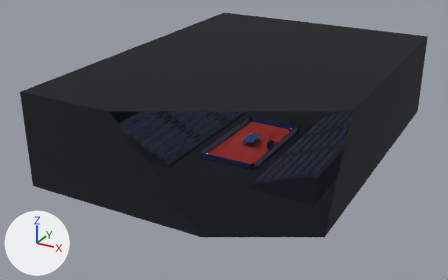
Renders of the Blender file tools/blender/rally_assets.blend from each side of a commit.
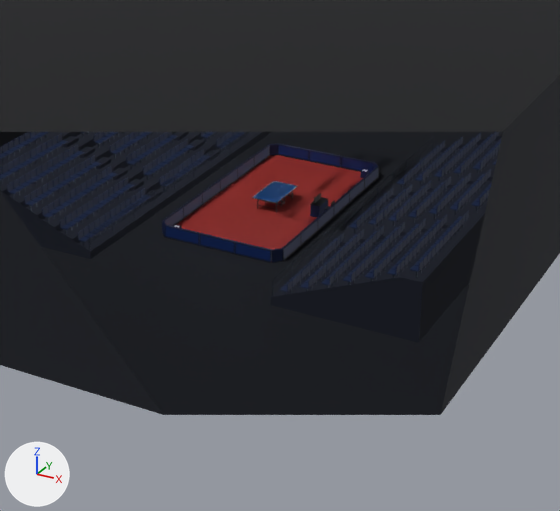
Old and new are each drawn whole from a 50 mm camera at (32.0, -65.3, 32.3) aimed at (-2.2, -3.2, 1.3) and again close up on the part from 29% to 84% of the width and 19% to 100% of the height. The axes (+X, +Y, +Z) are drawn at lower left. The lights are the same throughout. The older version's two pictures come first. Everything nearer to the camera than a plane just in front of the edit is cut away.

Objects in the first close-up: 'barriers', 'floor', 'hall', 'stands' and 4 more.
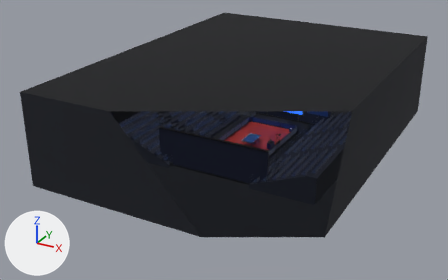
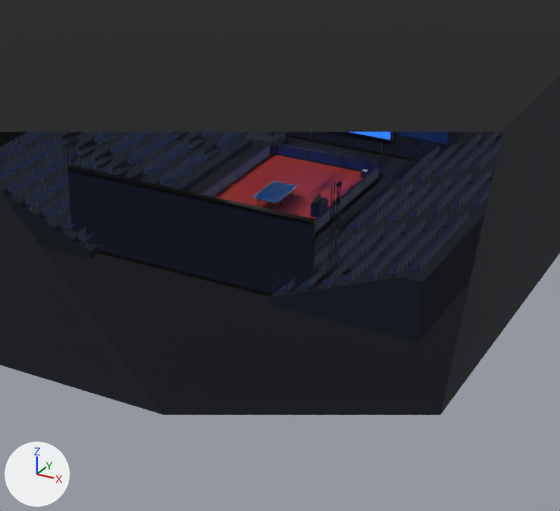
Commit message: feat(assets): fill the ends of the hall with a backstage

What differs and where, as boxes [x1, y1, x2, y2] in the close-ups (560 x 511 px):
'backstage_home', added: after [66, 132, 343, 297]
    faces in mat_backdrop (dark blue #0a1430): [69, 170, 316, 293]
    faces in mat_screen_frame (black #0a0b0e): [67, 165, 317, 297]
    faces in mat_truss (black #23282f): [66, 132, 341, 275]
'backstage_away', added: after [242, 132, 463, 162]
    faces in mat_backdrop (dark blue #0a1430): [281, 132, 456, 160]
    faces in mat_screen_frame (black #0a0b0e): [286, 132, 449, 162]
    faces in mat_platform (dark grey #2a2f37): [242, 132, 286, 148]
    faces in mat_backdrop_logo (dark blue #12357a): [400, 132, 448, 144]
'screen_away', added (mostly hidden): after [351, 132, 391, 140]

The change, as a list of edits to the scene's bpy script:
```text
Add me_screen_away:
    me_screen_away.from_pydata([(-3.0, 9.7, 1.15), (3.0, 9.7, 1.15), (3.0, 9.7, 4.15), (-3.0, 9.7, 4.15)], [], [(0, 1, 2, 3)])
    me_screen_away.materials.append(mat_screen)  # blue #1b4fb8, glowing blue #1b4fb8
Add ob_backstage_home:
    ob_backstage_home = bpy.data.objects.new('backstage_home', me_backstage_home)  # 1420 vertices, 996 faces; spans x -7.9..7.9, y -10.2..-7.3, z 0.0..6.2; in mat_backdrop (dark blue #0a1430), mat_backdrop_logo (dark blue #12357a), mat_screen_frame (black #0a0b0e), mat_truss (black #23282f), mat_spot_body (black #15181d), mat_spot_lens (pale yellow #fff4e0, glowing pale yellow #fff4e0), mat_platform (dark grey #2a2f37), mat_camera (black #1a1c20); modifiers WEIGHTED_NORMAL
    ob_backstage_home.location = (0.0, 0.0, 0.0)
Add ob_screen_away:
    ob_screen_away = bpy.data.objects.new('screen_away', me_screen_away)
    ob_screen_away.location = (0.0, 0.0, 0.0)
Add ob_backstage_away:
    ob_backstage_away = bpy.data.objects.new('backstage_away', me_backstage_away)  # 1420 vertices, 996 faces; spans x -7.9..7.9, y 7.3..10.2, z 0.0..6.2; in mat_backdrop (dark blue #0a1430), mat_backdrop_logo (dark blue #12357a), mat_screen_frame (black #0a0b0e), mat_truss (black #23282f), mat_spot_body (black #15181d), mat_spot_lens (pale yellow #fff4e0, glowing pale yellow #fff4e0), mat_platform (dark grey #2a2f37), mat_camera (black #1a1c20); modifiers WEIGHTED_NORMAL
    ob_backstage_away.location = (0.0, 0.0, 0.0)
```
